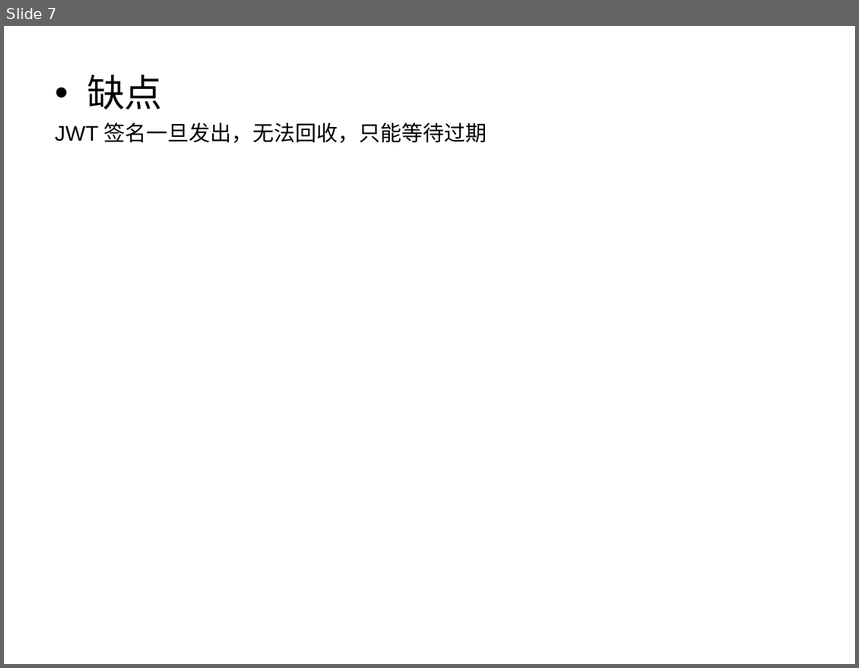
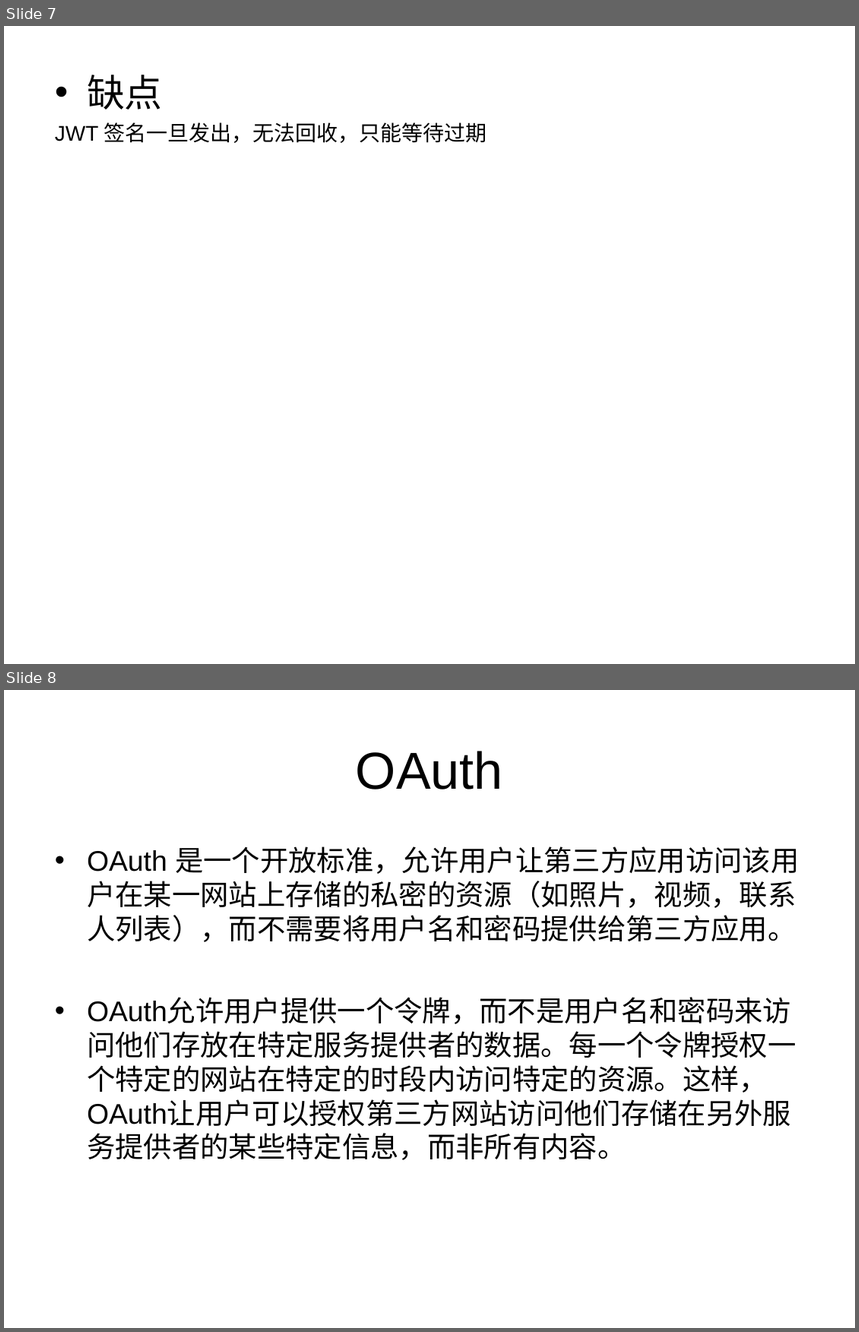
Before and after one commit to leai-jiang/jwt-oauth, a slide deck: OAuth认证及JWT签名.ppt. Shown one above the other, each under a label of ours: slide 7 before the commit, slides 7 and 8 after it. The pictures are 859x668 and 859x1332 pixels, drawn with LibreOffice and Linux fonts; fonts in the diff are those of the drawing. Boxes give left, top, right and bottom in pixels: in the first picture for what was removed or moved away, otherwise in the second. Text is boxed around its words. In the diff, an @@ line names an element or a change of style, - is before the commit and + after.

```diff
--- a/OAuth认证及JWT签名.ppt
+++ b/OAuth认证及JWT签名.ppt
@@ slide 8 added at (4,690,855,1328), background #FFFFFF @@
@@ title added at (356,751,503,790), 44 pt, text #000000 @@
+OAuth
@@ text added at (87,847,799,1160), 24 pt, text #000000 @@
+• OAuth 是一个开放标准，允许用户让第三方应用访问该用户在某一网站上存储的私密的资源（如照片，视频，联系人列表），而不需要将用户名和密码提供给第三方应用。
+• OAuth允许用户提供一个令牌，而不是用户名和密码来访问他们存放在特定服务提供者的数据。每一个令牌授权一个特定的网站在特定的时段内访问特定的资源。这样，OAuth让用户可以授权第三方网站访问他们存储在另外服务提供者的某些特定信息，而非所有内容。
```
Also in this commit, not shown: 2 slides changed, 2 other slides added, 14 other files.
